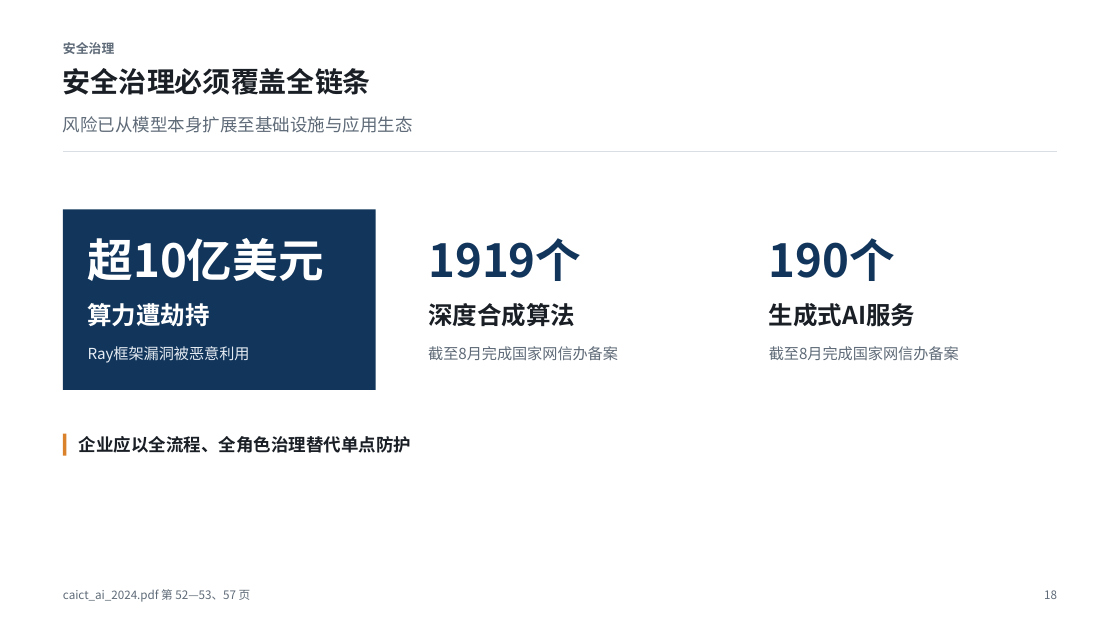
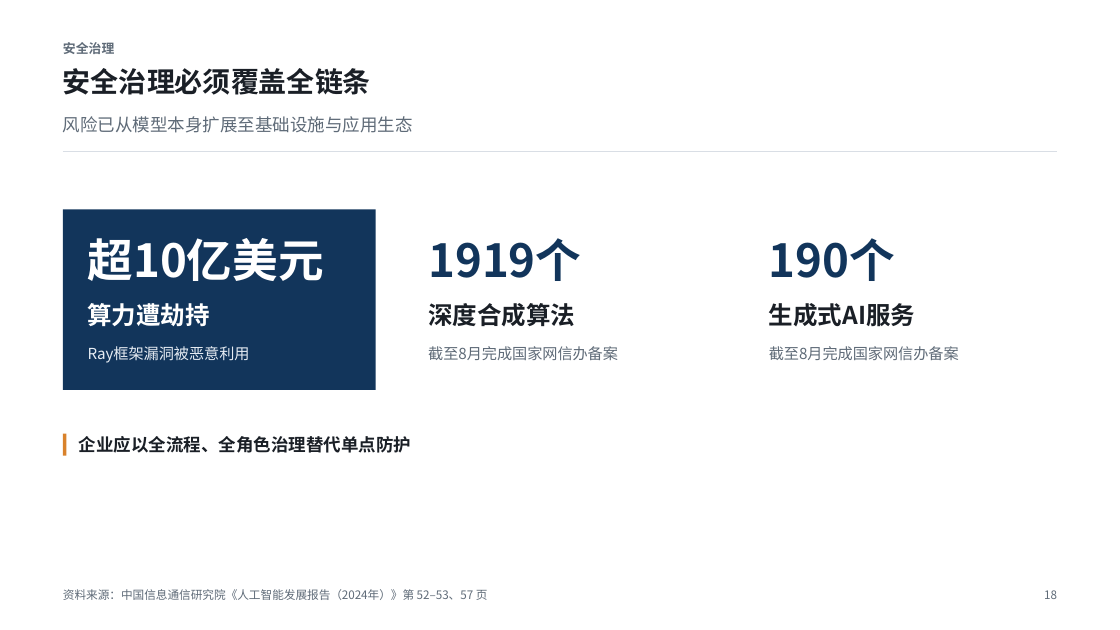
Before and after one commit to Liyilin66/ppt-agent, a slide deck: slide 18 of examples/caict-2024-sample.pptx. Drawn at 1120x630 pixels with LibreOffice and Linux fonts; fonts in the diff are those of the drawing. Boxes give left, top, right and bottom in pixels: in the first picture for what was removed or moved away, otherwise in the second. Text is boxed around its words. In the diff, an @@ line names an element or a change of style, - is before the commit and + after.

Commit message:
Show citations as report names instead of raw filenames
Footers named the uploaded file ("caict_ai_2024.pdf 第 7-13 页"), card
citations scaled up with sparse body text in accent blue, and the same page
was repeated on every card. On a management deck that reads as machine output.

Display only changes; validation still matches the uploaded filenames.
- Report names come from the document itself (PDF cover lines, DOCX title,
  Markdown heading); a cleaned filename stem is shown when nothing is found.
- Footer: "资料来源：issuer《title》第 7–13 页", one mention per report with its
  pages merged; it shortens in steps (issuer, then web titles, then sites
  only) against a measured one-line width instead of clipping mid-title.
- Card refs show only the page when the footer already names the report, use
  a fixed small muted caption, and are dropped when every card cites the
  same page.

The README sample was re-typeset from its cached content with no model or
search calls; its degraded pages are unchanged (3, 5, 18, 19).

Tested: uv run pytest (1699 passed); PowerPoint export of the sample and of
the MCP validation deck, longest footers checked on one line.

```diff
--- a/examples/caict-2024-sample.pptx
+++ b/examples/caict-2024-sample.pptx
@@ text at [63,589,488,600]: text changed @@
-caict_ai_2024.pdf 第 52—53、57 页
+资料来源：中国信息通信研究院《人工智能发展报告（2024年）》第 52–53、57 页
```
Also in this commit, not shown: 16 other slides changed, 8 other files.
